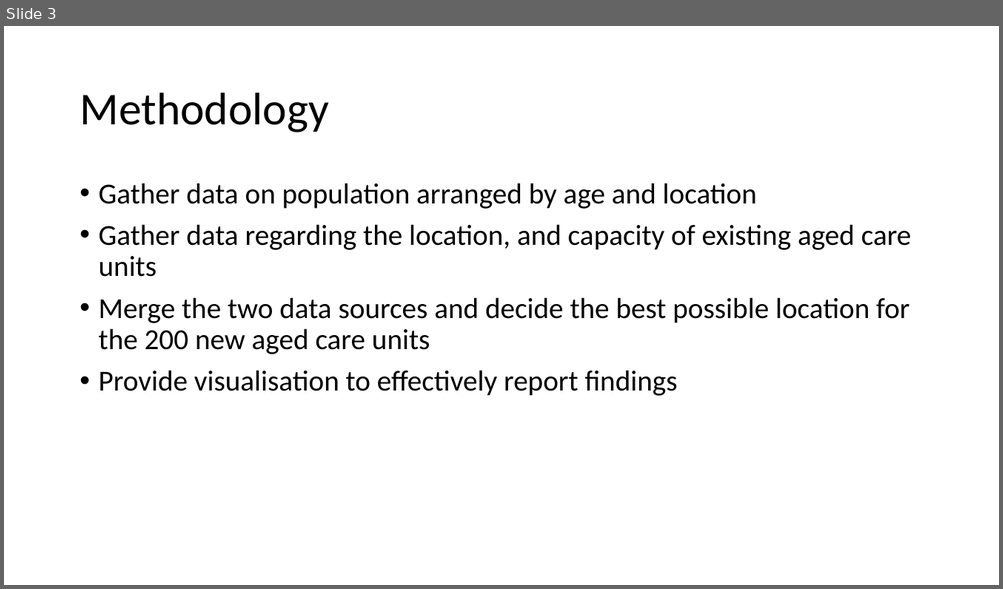
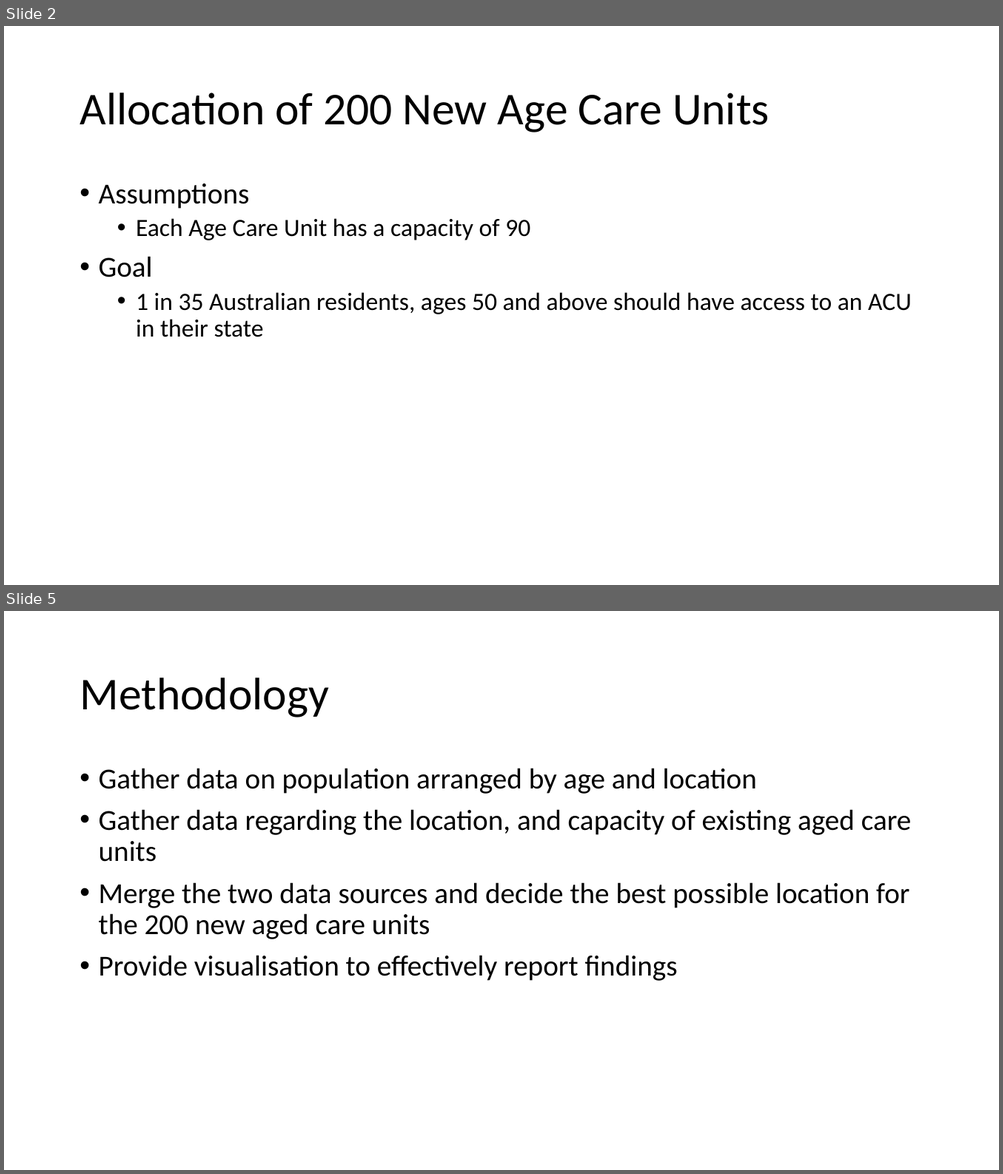
Before and after one commit to vdencarnacion/probset, a slide deck: final_presentation.pptx. Shown one above the other, each under a label of ours: slide 3 before the commit, slides 2 and 5 after it; the slides between them are not shown. The pictures are 1003x589 and 1003x1174 pixels, drawn with LibreOffice and Linux fonts; fonts in the diff are those of the drawing. Boxes give left, top, right and bottom in pixels: in the first picture for what was removed or moved away, otherwise in the second. Text is boxed around its words. In the diff, an @@ line names an element or a change of style, - is before the commit and + after.

```diff
--- a/final_presentation.pptx
+++ b/final_presentation.pptx
@@ slide 2 added at bbox=[4, 26, 999, 585], background #FFFFFF @@
@@ title added at bbox=[79, 93, 769, 133], 44 pt, text #000000 @@
+Allocation of 200 New Age Care Units
@@ text added at bbox=[99, 184, 911, 338], 24 pt, text #000000 @@
+• Assumptions
+  • Each Age Care Unit has a capacity of 90
+• Goal
+  • 1 in 35 Australian residents, ages 50 and above should have access to an ACU in their state
@@ what was slide 3 is now slide 5 @@
```
Also in this commit, not shown: 1 slide changed, 6 other slides added, 2 slides removed, 2 other files.
